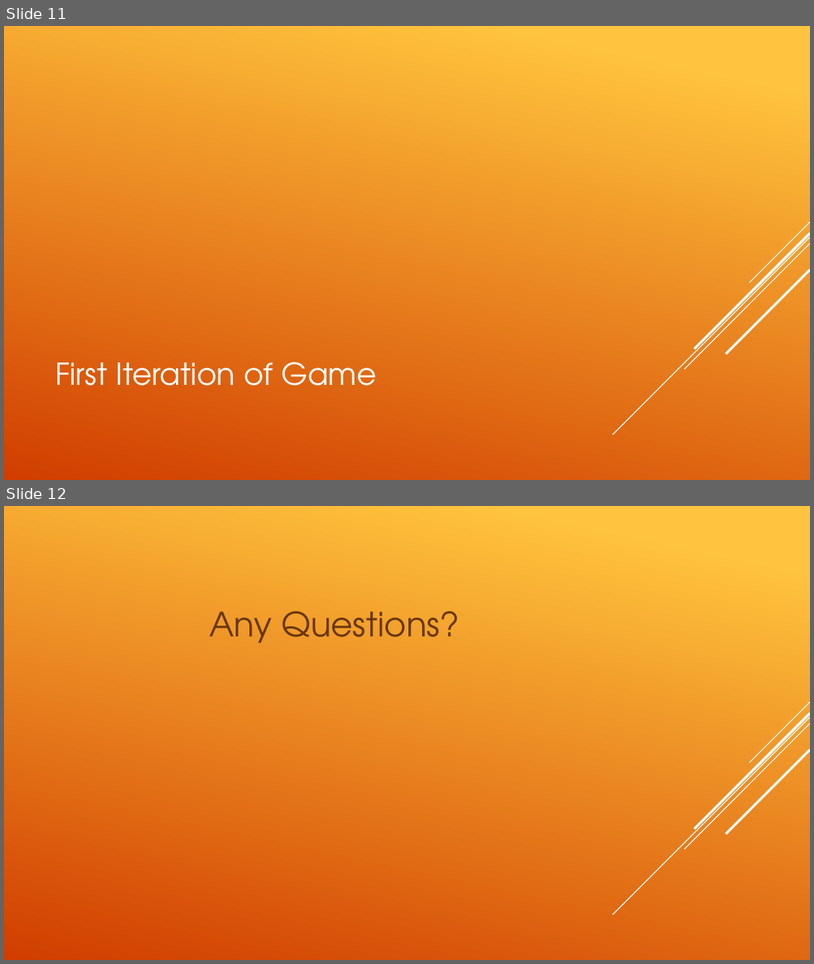
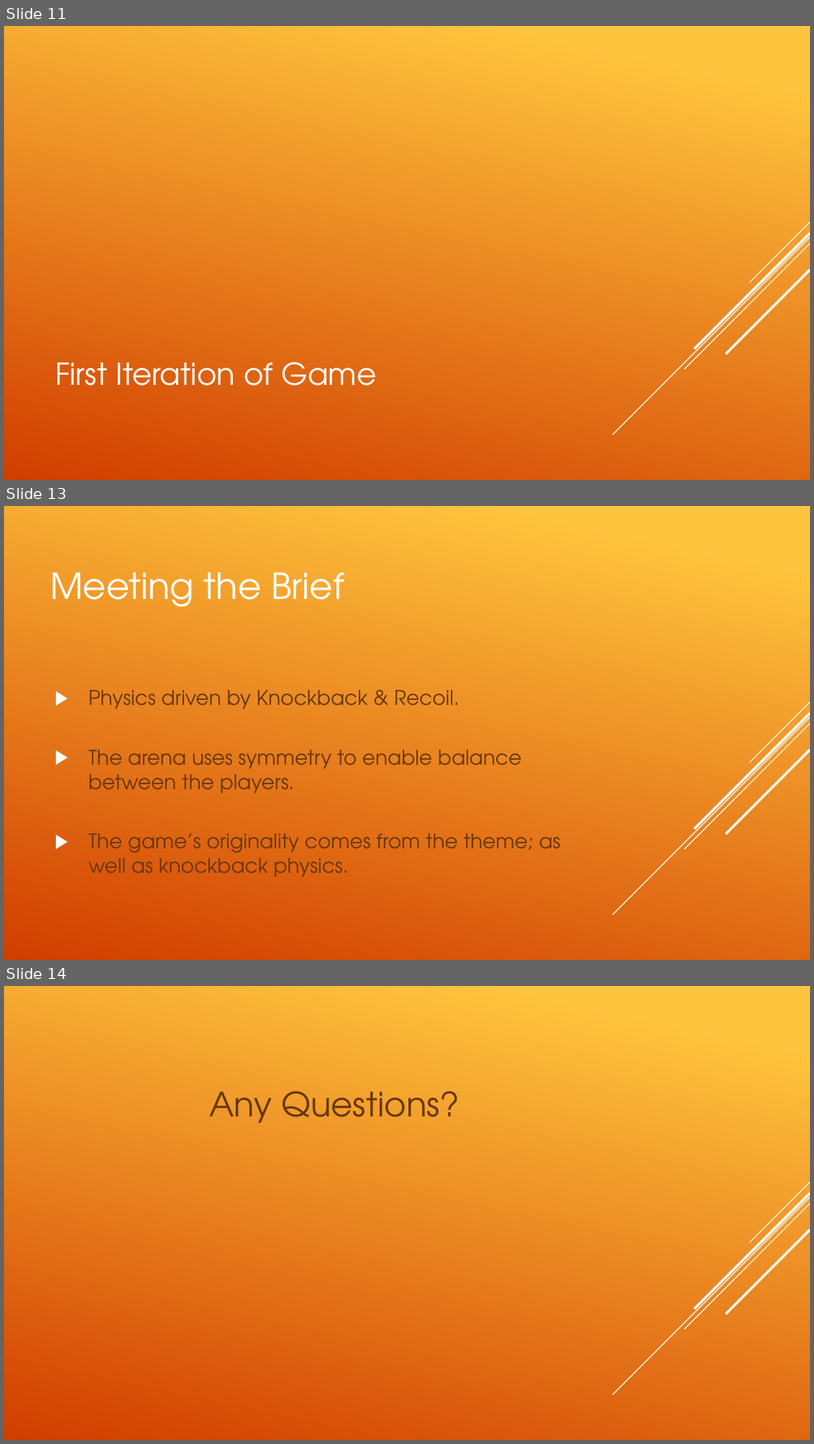
Before and after one commit to UoSGamesGroups/second-semester-s2-level-4-5-group-1, a slide deck: Presentations/Group 1- Presentation 3.pptx. Shown one above the other, each under a label of ours: slides 11 and 12 before the commit, slides 11, 13 and 14 after it; the slides between them are not shown. The pictures are 814x964 and 814x1444 pixels, drawn with LibreOffice and Linux fonts; fonts in the diff are those of the drawing. Boxes give left, top, right and bottom in pixels: in the first picture for what was removed or moved away, otherwise in the second. Text is boxed around its words. In the diff, an @@ line names an element or a change of style, - is before the commit and + after.

```diff
--- a/Presentations/Group 1- Presentation 3.pptx
+++ b/Presentations/Group 1- Presentation 3.pptx
@@ slide 13 added at (4, 506, 810, 960), background gradient #FFC43D to #D13E00; not listed: 5 template elements that a slide beside it also shows @@
@@ title added at (50, 572, 345, 607), 32 pt, text #FFFFFF @@
+Meeting the Brief
@@ text added at (88, 690, 561, 877), 18 pt, text #68370E @@
+▶ Physics driven by Knockback & Recoil.
+▶ The arena uses symmetry to enable balance between the players.
+▶ The game’s originality comes from the theme; as well as knockback physics.
@@ what was slide 12 is now slide 14 @@
```
Also in this commit, not shown: 3 slides changed, 1 other slide added, 4 other files.
